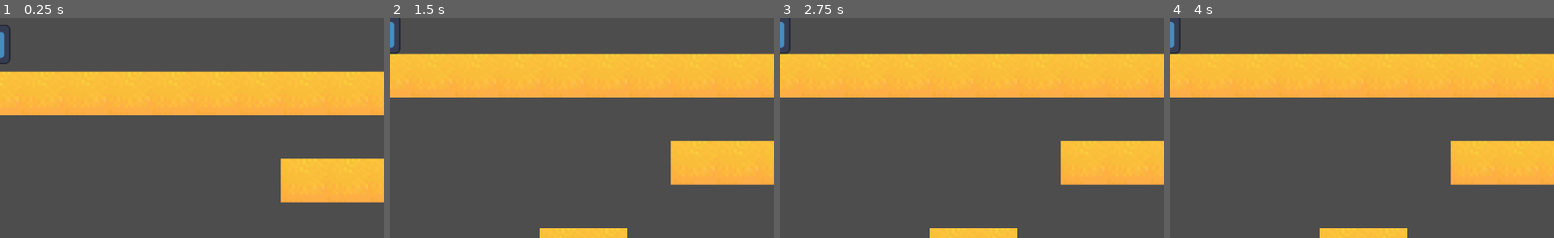
Above: before the commit, frames 1-4 (left to right).
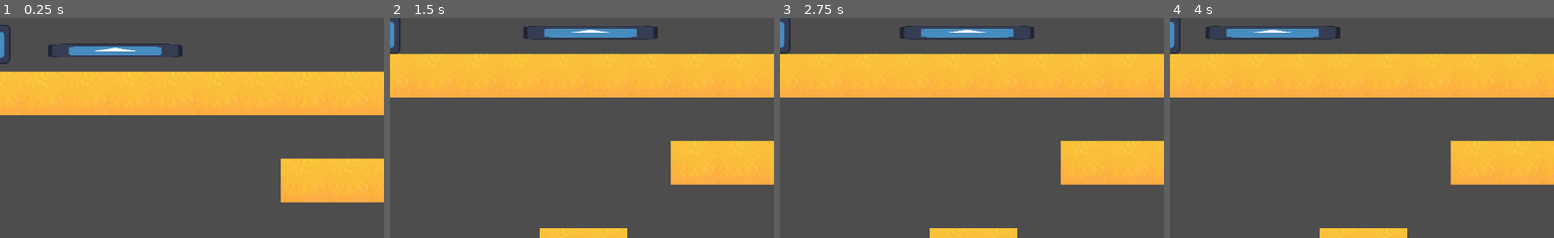
Above: after the commit, the same moments.

Repository: ImShyMike/platformer
Game: Godot game, scene res://main.tscn
Two runs of this game, one before a commit and one after it. Both use one fixed random seed, a clock stepped at 60 frames per second and the inputs below. The engine's default icon, where the game draws it, is replaced by a stand-in: a white triangle on a blue panel in a dark square.
Inputs:
- Up to frame 1 (0.25 s): no input
- Up to frame 2 (1.5 s): no input
- Up to frame 3 (2.75 s): no input
- Up to frame 4 (4 s): no input
The pictures show only the part of the screen within x 50-100%, y 46-96%; the shares and areas given below are measured in that part.

The runs differ from the first frame. In frame 1, 1.3% of the frame differs, in the area x 12-48%, y 11-18%; in frame 2, 1.4%; in frame 3, 1.4%; in frame 4, 1.4%, in the area x 9-45%, y 3-10%.

Commit message:
moving platform

Diff:
--- /dev/null
+++ b/platformer/animatable_body_2d.gd
@@ -0,0 +1,14 @@
+extends AnimatableBody2D
+@export var move_distance = Vector2(200, 0)
+@export var move_duration = 2.0
+var start_position: Vector2
+var tween: Tween
+
+func _ready():
+	start_position = global_position
+	sync_to_physics = true
+
+	tween = create_tween()
+	tween.set_loops()
+	tween.tween_property(self, "global_position", start_position + move_distance, move_duration)
+	tween.tween_property(self, "global_position", start_position, move_duration)
--- a/platformer/main.tscn
+++ b/platformer/main.tscn
@@ -1,7 +1,8 @@
-[gd_scene load_steps=7 format=4 uid="uid://p752moqnqbu0"]
+[gd_scene load_steps=9 format=4 uid="uid://p752moqnqbu0"]
 
 [ext_resource type="Texture2D" uid="uid://dkfb2mr410v5v" path="res://icon.svg" id="1_ig7tw"]
 [ext_resource type="Texture2D" uid="uid://cvjifrpw8fxfg" path="res://tile.png" id="2_0xm2m"]
+[ext_resource type="Script" uid="uid://b0ehyxqyexnhb" path="res://animatable_body_2d.gd" id="3_h2yge"]
 
 [sub_resource type="GDScript" id="GDScript_0xm2m"]
 script/source = "extends CharacterBody2D
@@ -61,7 +62,9 @@
 		if direction:
 				velocity.x = direction * SPEED
 		else:
-			velocity.x = move_toward(velocity.x, 0, 16)
+			velocity.x = move_toward(velocity.x, 0, 32)
+	elif walljump_buffer < 0.1:
+		velocity.x = move_toward(velocity.x, 0, 32)
 
 	move_and_slide()
 
@@ -1649,6 +1652,9 @@
 physics_layer_0/collision_layer = 1
 sources/0 = SubResource("TileSetAtlasSource_h2yge")
 
+[sub_resource type="RectangleShape2D" id="RectangleShape2D_h2yge"]
+size = Vector2(197, 20)
+
 [node name="Node" type="Node"]
 
 [node name="Player" type="CharacterBody2D" parent="."]
@@ -1686,3 +1692,15 @@
 scale = Vector2(4, 4)
 tile_map_data = PackedByteArray("AAAAAAkAAAAJAAwAAAABAAkAAAAJAAwAAAACAAkAAAAJAAwAAAADAAkAAAAJAAwAAAAEAAkAAAAJAAwAAAAFAA …(1504 unchanged characters)…
 tile_set = SubResource("TileSet_1bvp3")
+
+[node name="Moving Platform" type="AnimatableBody2D" parent="."]
+script = ExtResource("3_h2yge")
+
+[node name="CollisionShape2D" type="CollisionShape2D" parent="Moving Platform"]
+position = Vector2(247.5, 545)
+shape = SubResource("RectangleShape2D_h2yge")
+
+[node name="Icon" type="Sprite2D" parent="Moving Platform"]
+position = Vector2(247.5, 545)
+scale = Vector2(1.53906, 0.15625)
+texture = ExtResource("1_ig7tw")
Not shown, added: platformer/animatable_body_2d.gd.uid
